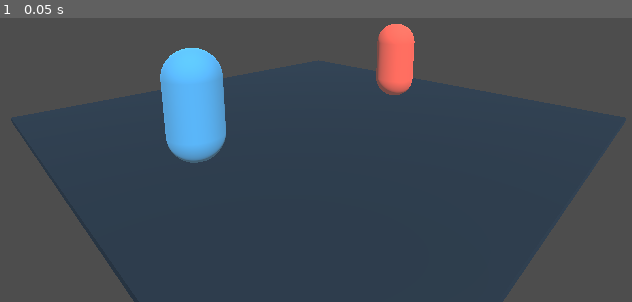
Above: before the commit, frame 1.
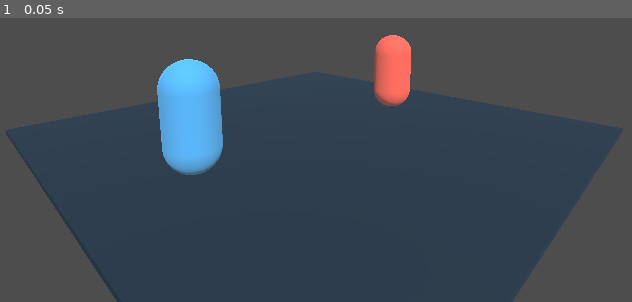
Above: after the commit, the same moment.

Repository: COMP2281/software-engineering-group24-25-06
Game: Godot game, scene res://scenes/missions/battle_scene.tscn
Two runs of this game, one before a commit and one after it. Both use one fixed random seed, a clock stepped at 60 frames per second and the inputs below. This scene is started directly instead of the project's main scene.
Inputs:
- Up to frame 1 (0.05 s): no input

The runs differ from the first frame. In frame 1, 7.6% of the frame differs, in the area x 0-100%, y 2-100%.

Commit message:
Screen space matrix shader

Diff:
--- a/scenes/battle.tscn
+++ b/scenes/battle.tscn
@@ -1,12 +1,36 @@
-[gd_scene load_steps=9 format=3 uid="uid://c7f4ajlxoh1vx"]
+[gd_scene load_steps=13 format=3 uid="uid://c7f4ajlxoh1vx"]
 
 [ext_resource type="Script" path="res://scripts/battle/battle.gd" id="1_w45sv"]
 [ext_resource type="Script" path="res://scripts/battle/camera.gd" id="2_3jjtx"]
 [ext_resource type="Script" path="res://scripts/enemy/ui.gd" id="3_wuvo2"]
 [ext_resource type="Script" path="res://scripts/battle/questionpanel.gd" id="4_1c0xn"]
 [ext_resource type="PackedScene" uid="uid://btwm2jtg8xwdv" path="res://scenes/enemy.tscn" id="4_3c4ox"]
+[ext_resource type="Texture2D" uid="uid://bb2inajn643ld" path="res://images/matrix_image.png" id="4_qea6b"]
 [ext_resource type="Script" path="res://scripts/battle/battlemenu.gd" id="4_s4v5x"]
 [ext_resource type="PackedScene" uid="uid://bh3bddjjqpymk" path="res://scenes/player.tscn" id="5_pkckq"]
+[ext_resource type="Shader" path="res://shaders/battle_bg.gdshader" id="6_4wttv"]
+
+[sub_resource type="ShaderMaterial" id="ShaderMaterial_h20yi"]
+render_priority = 0
+shader = ExtResource("6_4wttv")
+shader_parameter/cutoff_distance = 1000.0
+shader_parameter/tint = Color(0, 0.45098, 0.341176, 1)
+shader_parameter/cell_size = Vector2(128, 64)
+shader_parameter/fall_count = 16.0
+shader_parameter/fall_density = 14.0
+shader_parameter/resolution = 32.0
+shader_parameter/fall_speed_base = 0.1
+shader_parameter/fall_speed_modifier = 0.164
+shader_parameter/vertical_offset = 1.0
+shader_parameter/faller_length = 20.0
+shader_parameter/artefact_epsilon = 0.1
+shader_parameter/gamma_correction = 1.397
+shader_parameter/matrix_texture = ExtResource("4_qea6b")
+
+[sub_resource type="QuadMesh" id="QuadMesh_iyqh5"]
+material = SubResource("ShaderMaterial_h20yi")
+flip_faces = true
+size = Vector2(2, 2)
 
 [sub_resource type="StandardMaterial3D" id="StandardMaterial3D_b5i7k"]
 albedo_color = Color(0.172549, 0.243137, 0.313726, 1)
@@ -17,9 +41,13 @@
 script = ExtResource("1_w45sv")
 
 [node name="Camera3D" type="Camera3D" parent="."]
-transform = Transform3D(1, 0, 0, 0, 1, 0, 0, 0, 1, -6, 3, 6)
+transform = Transform3D(0.702153, 0.143173, -0.697483, 0, 0.979575, 0.201078, 0.712026, -0.141187, 0.687812, -6, 3, 6)
 fov = 60.0
 script = ExtResource("2_3jjtx")
+
+[node name="BGShaderRect" type="MeshInstance3D" parent="Camera3D"]
+transform = Transform3D(1, 3.72529e-08, -5.96046e-08, 1.49012e-08, 1, 0, 0, -7.45058e-09, 1, 0, 0, 0)
+mesh = SubResource("QuadMesh_iyqh5")
 
 [node name="DirectionalLight3D" type="DirectionalLight3D" parent="."]
 transform = Transform3D(0.866025, 0.353553, -0.353553, 0, 0.707107, 0.707107, 0.5, -0.612372, 0.612372, 2, 5, 3)
--- a/scripts/battle/battle.gd
+++ b/scripts/battle/battle.gd
@@ -14,7 +14,6 @@
 # If the player is defending
 var player_defense: bool = false
 var current_turn: String = "player"
-var current_credential: String = "Getting Started with Artificial Intelligence"
 
 var enemy_being_fought: Enemy = null
 var current_question: Question = null
--- a/scripts/battle/camera.gd
+++ b/scripts/battle/camera.gd
@@ -1,6 +1,10 @@
 extends Camera3D
 
 func _ready():
+	# TODO: TEMPORARY
+	# TODO: also just make it set to these positions instead of doing it in a ready script
+	return
+
 	transform.origin = Vector3(-6, 3, 6)
 	look_at(Vector3(0, 1, 0))
 	projection = Camera3D.PROJECTION_PERSPECTIVE
--- /dev/null
+++ b/shaders/battle_bg.gdshader
@@ -0,0 +1,94 @@
+shader_type spatial;
+render_mode unshaded, fog_disabled;
+
+uniform sampler2D depth_texture : hint_depth_texture;
+// 32 images across
+//	4096px -> 128px
+uniform sampler2D matrix_texture;
+uniform float cutoff_distance = 1000.0;
+uniform vec3 tint : source_color;
+uniform vec2 cell_size = vec2(64.0, 32.0);
+uniform float fall_count : hint_range(0.0, 30.0, 1.0) = 14.0;
+uniform float fall_density : hint_range(0.0, 30.0, 1.0) = 12.0;
+uniform float resolution : hint_range(0.0, 128.0, 16.0) = 16.0;
+// Baseline fall speed
+uniform float fall_speed_base : hint_range(0.0, 2.0) = 0.3;
+// Random modifier on fall speed (doesn't affect baseline)
+uniform float fall_speed_modifier : hint_range(0.0, 1.0) = 0.1;
+uniform float vertical_offset : hint_range(0.0, 10.0) = 1.0;
+uniform float faller_length : hint_range(1.0, 50.0) = 20.0;
+uniform float artefact_epsilon : hint_range(0.0, 1.0) = 0.1;
+uniform float gamma_correction : hint_range(0.5, 3.0) = 2.0;
+
+// Gold Noise ©2015 dcerisano@standard3d.com
+// - based on the Golden Ratio
+// - uniform normalized distribution
+// - fastest static noise generator function (also runs at low precision)
+// - use with indicated fractional seeding method.
+const float PHI = 1.61803398874989484820459;
+
+float gold_noise(in vec2 xy){
+       return fract(tan(distance(xy * PHI, xy) * 1.0) * xy.x);
+}
+
+// Can't find a source for this, there's so many PRNGs online, just found one that generates
+//	a vec2
+vec2 rand2(vec2 st){
+  st = vec2( dot(st,vec2(127.1,311.7)),
+             dot(st,vec2(269.5,183.3)) );
+  return fract(sin(st) * 43758.5453123);
+}
+
+float fallerSpeed(float col, float faller) {
+    return gold_noise(vec2(col, faller)) * fall_speed_modifier + fall_speed_base;
+}
+
+void vertex() {
+	POSITION = vec4(VERTEX.xy, 1.0, 1.0);
+}
+
+void fragment() {
+	float depth = texture(depth_texture, SCREEN_UV).x;
+	// Normalized device coordinates
+	//	-1.0 to 1.0 in XY, 0.0 to 1.0 in Z, for whatever reason...
+	vec3 ndc = vec3(SCREEN_UV * 2.0 - 1.0, depth);
+	// Unproject from camera
+	vec4 view = INV_PROJECTION_MATRIX * vec4(ndc, 10);
+	view.xyz /= view.w;
+	float linear_depth = -view.z;
+
+	vec4 world = INV_VIEW_MATRIX * INV_PROJECTION_MATRIX * vec4(ndc, 1.0);
+  	vec3 world_position = world.xyz / world.w;
+
+	vec2 pix = mod(SCREEN_UV, 1.0 / cell_size);
+	vec2 cell_index = (SCREEN_UV - pix);
+	vec2 cell_position = cell_index * cell_size;
+	pix *= cell_size;
+
+	// Take random character from texture
+	//	use cell index as seed
+	// TODO: understand this code
+	float character_value = texture(matrix_texture, (floor(rand2(cell_index) * 4096.0) + pix) / resolution).x;
+
+	// Cleanup some weird artefacts in the texture
+	if (character_value < artefact_epsilon) { character_value = 0.0; }
+
+	// Calculate value/light/effect intensity
+	float b = 0.0;
+
+	for (float i = 0.0; i < fall_count; i += 1.0) {
+		// Calculate light of faller
+		// TODO: understand this code
+		float f = cell_position.y / faller_length + vertical_offset -
+            mod((TIME + i * 3534.34) * fallerSpeed(cell_position.x, i), fall_density);
+
+		if (f > 0.0 && f < 1.0) {
+			b += f;
+		}
+	}
+
+	b = pow(b, gamma_correction);
+
+	ALBEDO = vec3(character_value * b) * tint;
+	ALPHA = float(linear_depth > cutoff_distance);
+}
Binary file added: images/matrix_image.png
Not shown, added: images/matrix_image.png.import
Not shown: 5 places in scenes/missions/enemy_hunt_scene.tscn that only renumber resources
